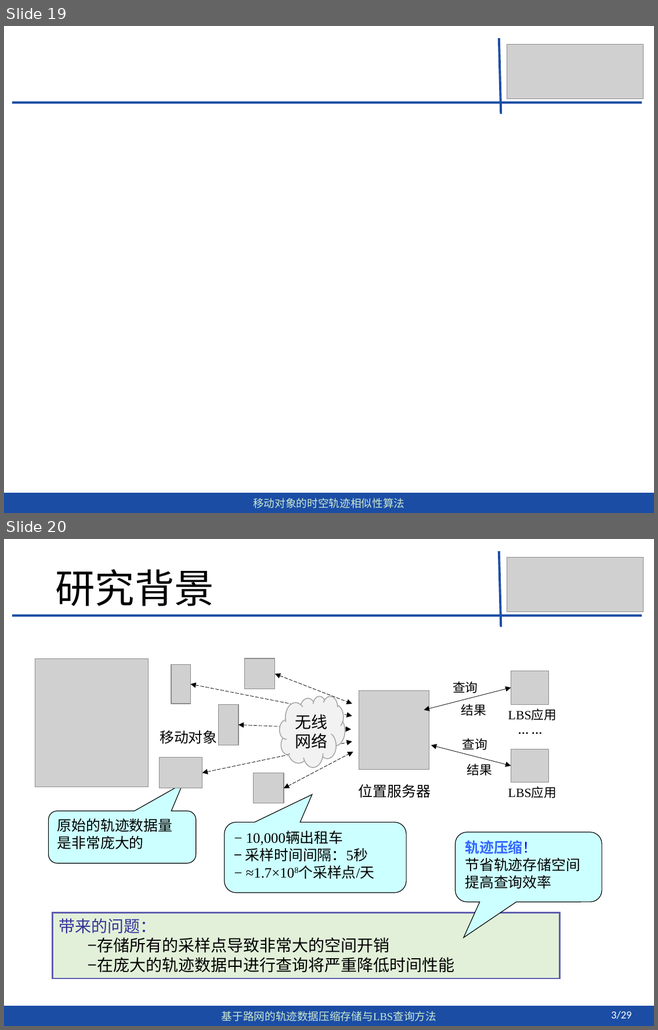
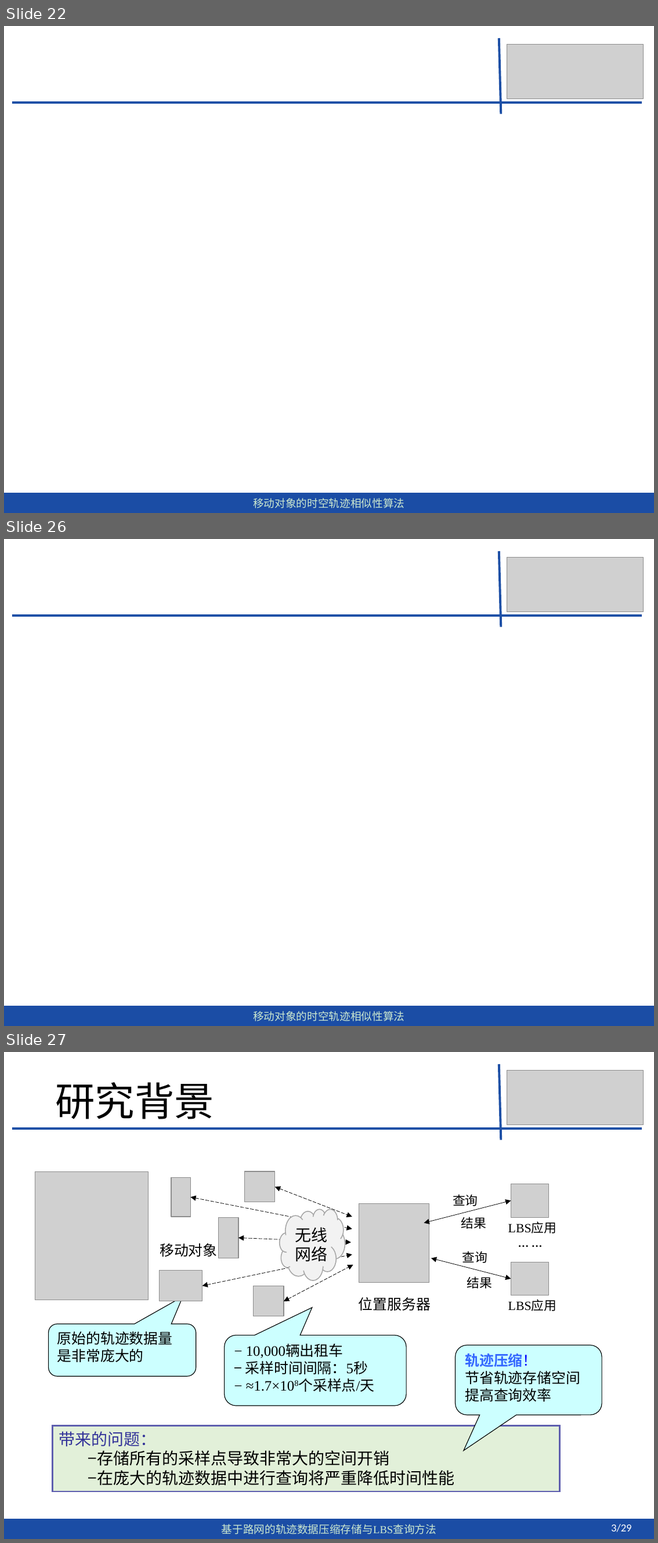
Before and after one commit to dingguangwei/biyelunwen, a slide deck: 答辩——毕设.pptx. Shown one above the other, each under a label of ours: slides 19 and 20 before the commit, slides 22, 26 and 27 after it; the slides between them are not shown. The pictures are 658x1030 and 658x1543 pixels, drawn with LibreOffice and Linux fonts; fonts in the diff are those of the drawing; grey boxes stand for pictures. Boxes give left, top, right and bottom in pixels: in the first picture for what was removed or moved away, otherwise in the second. Text is boxed around its words. In the diff, an @@ line names an element or a change of style, - is before the commit and + after.

```diff
--- a/答辩——毕设.pptx
+++ b/答辩——毕设.pptx
@@ slide 26 added at <box>4,539,654,1026</box>, background #CCE8CF @@
@@ line added from (498, 551) to (501, 627), #1E50A6 2.5 pt @@
@@ picture added at <box>507,558,643,613</box> @@
@@ line added from (12, 616) to (641, 616), #1E50A6 2.5 pt @@
@@ rectangle added at <box>4,1006,654,1026</box>, fill #1B4DA5, 12 pt, text #CCE8CF @@
+移动对象的时空轨迹相似性算法
@@ what was slide 19 is now slide 22 @@
@@ what was slide 20 is now slide 27 @@
```
Also in this commit, not shown: 5 slides changed, 6 other slides added, 1 other file.
